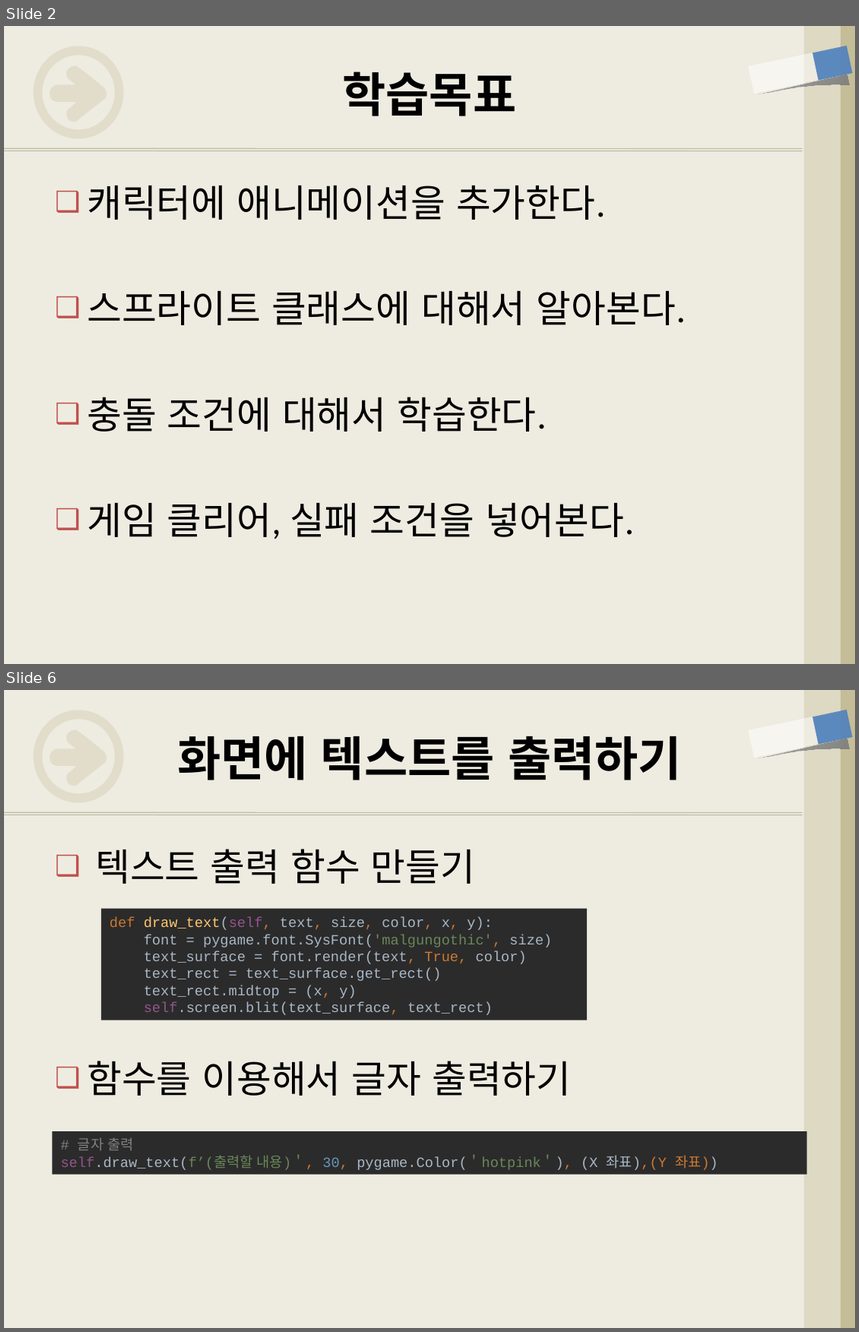
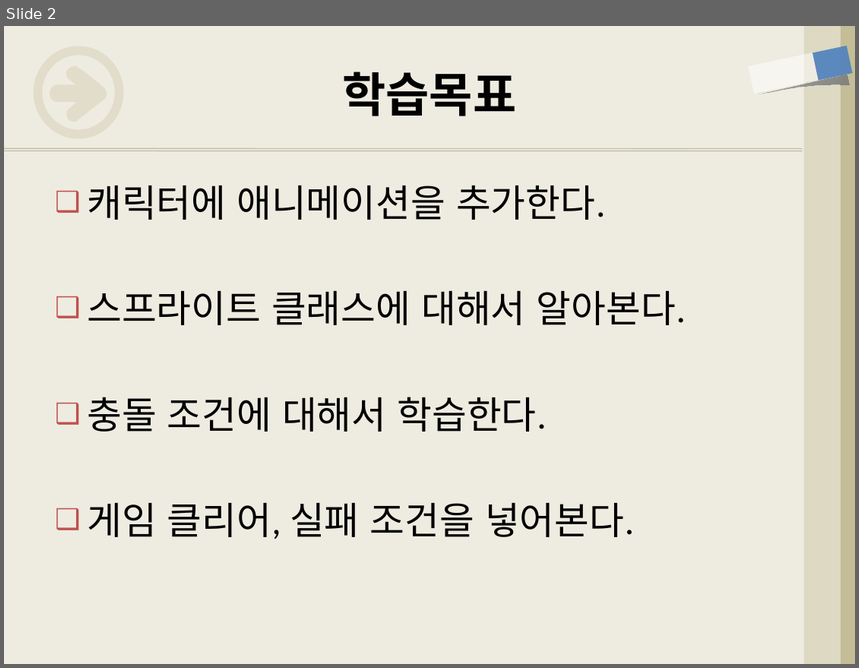
Before and after one commit to freshmea/weizman_python_class, a slide deck: textbook/파이썬5-4교시.pptx. Shown one above the other, each under a label of ours: slides 2 and 6 before the commit, slide 2 after it; the slides between them are not shown. The pictures are 859x1332 and 859x668 pixels, drawn with LibreOffice and Linux fonts; fonts in the diff are those of the drawing. Boxes give left, top, right and bottom in pixels: in the first picture for what was removed or moved away, otherwise in the second. Text is boxed around its words. In the diff, an @@ line names an element or a change of style, - is before the commit and + after.

```diff
--- a/textbook/파이썬5-4교시.pptx
+++ b/textbook/파이썬5-4교시.pptx
@@ slide 6 removed at (4, 690, 855, 1328), background #EEECE1; not listed: 8 template elements that a slide beside it also shows @@
@@ title removed at (177, 736, 682, 780) @@
-화면에 텍스트를 출력하기
@@ text removed at (87, 849, 571, 1096) @@
-❑ 텍스트 출력 함수 만들기
-❑ 함수를 이용해서 글자 출력하기
@@ rectangle removed at (101, 909, 587, 1021) @@
-def draw_text(self, text, size, color, x, y):
-font = pygame.font.SysFont('malgungothic', size)
-text_surface = font.render(text, True, color)
-text_rect = text_surface.get_rect()
-text_rect.midtop = (x, y)
-self.screen.blit(text_surface, text_rect)
@@ rectangle removed at (53, 1132, 807, 1174) @@
-# 글자 출력
-self.draw_text(f’(출력할 내용)＇, 30, pygame.Color(＇hotpink＇), (X 좌표),(Y 좌표))
```
Also in this commit, not shown: 2 slides changed, 4 slides added, 4 other slides removed, 1 other file.
